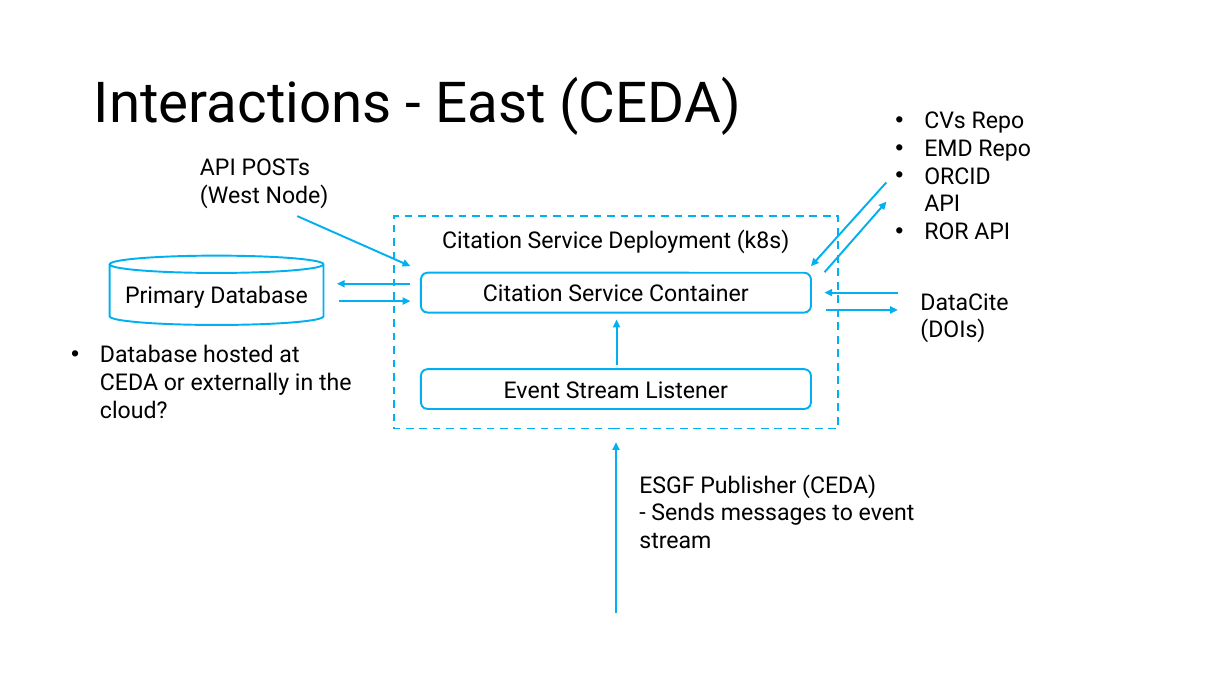
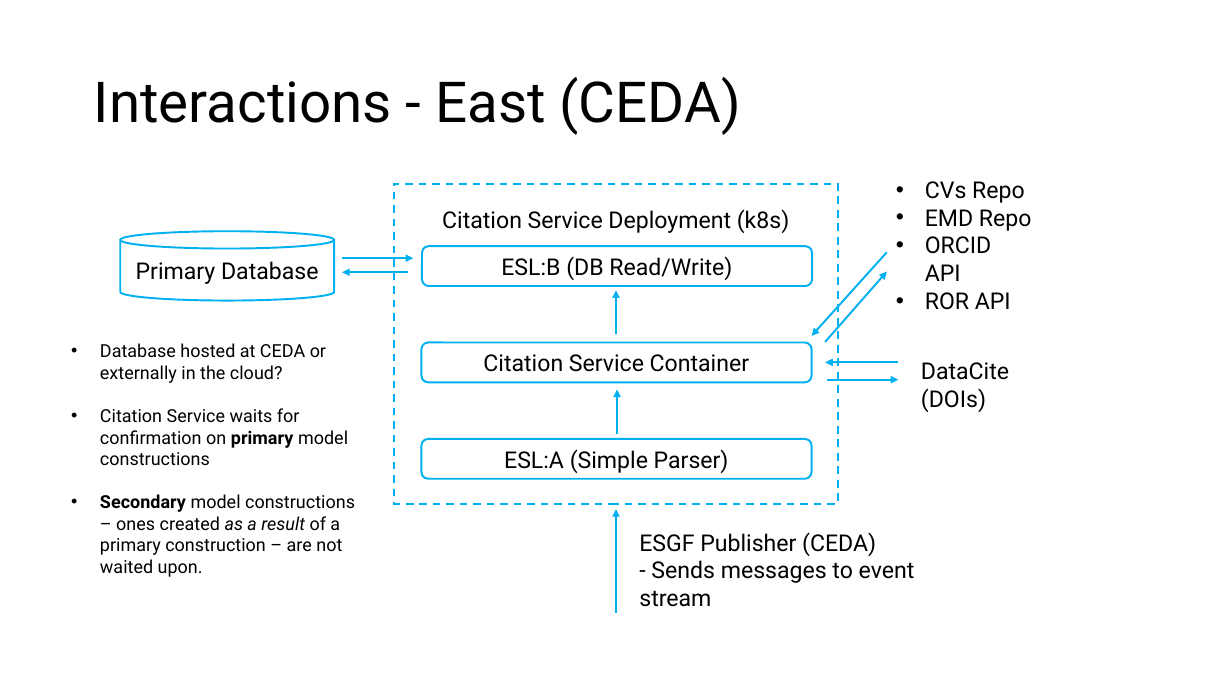
Before and after one commit to cedadev/cmip7-citation-service, a slide deck: slide 3 of docs/CitationServiceDiagrams.pptx. Drawn at 1232x693 pixels with LibreOffice and Linux fonts; fonts in the diff are those of the drawing. Boxes give left, top, right and bottom in pixels: in the first picture for what was removed or moved away, otherwise in the second. Text is boxed around its words. In the diff, an @@ line names an element or a change of style, - is before the commit and + after.

```diff
--- a/docs/CitationServiceDiagrams.pptx
+++ b/docs/CitationServiceDiagrams.pptx
@@ text removed at <box>200,158,329,208</box> @@
-API POSTs (West Node)
@@ rectangle "Citation Service Deployment (k8s)": place and size @@
-rectangle "Citation Service Deployment (k8s)" at <box>394,216,838,429</box>
+rectangle "Citation Service Deployment (k8s)" at <box>394,184,838,504</box>
@@ cylinder "Primary Database": place and size @@
-cylinder "Primary Database" at <box>110,256,323,325</box>
+cylinder "Primary Database" at <box>120,231,334,300</box>
@@ arrow removed from (298, 216) to (410, 266) @@
@@ arrow moved from (339, 301) - (410, 301) to (342, 258) - (413, 258) @@
@@ rounded rectangle added at <box>422,246,812,286</box>, outline #00B0F0 1.5 pt, 18 pt, text #000000 @@
+ESL:B (DB Read/Write)
@@ arrow moved from (410, 284) - (337, 284) to (409, 273) - (342, 273) @@
@@ arrow added from (616, 335) to (616, 290), #00B0F0 1.5 pt @@
@@ text at <box>100,343,326,383</box>: size 18 to 14 pt in "Database hosted at CEDA or externally in ..." @@
@@ text at <box>100,408,355,577</box>: paragraphs added @@
+• Citation Service waits for confirmation on primary model constructions
+• Secondary model constructions – ones created as a result of a primary construction – are not waited upon.
@@ 5 arrows, 2 texts, 2 rounded rectangles: place and size @@
-5 arrows, 2 texts, 2 rounded rectangles at <box>421,111,1031,409</box>
+5 arrows, 2 texts, 2 rounded rectangles at <box>421,181,1032,479</box>
@@ text in rounded rectangle at <box>504,449,729,473</box>: text changed @@
-Event Stream Listener
+ESL:A (Simple Parser)
@@ arrow moved from (616, 613) - (616, 443) to (616, 613) - (616, 509) @@
@@ text "ESGF Publisher (CEDA)": place and size @@
-text "ESGF Publisher (CEDA)" at <box>639,474,915,549</box>
+text "ESGF Publisher (CEDA)" at <box>639,532,915,607</box>
```
Also in this commit, not shown: 3 slides added, 1 slide removed, 6 other files.
